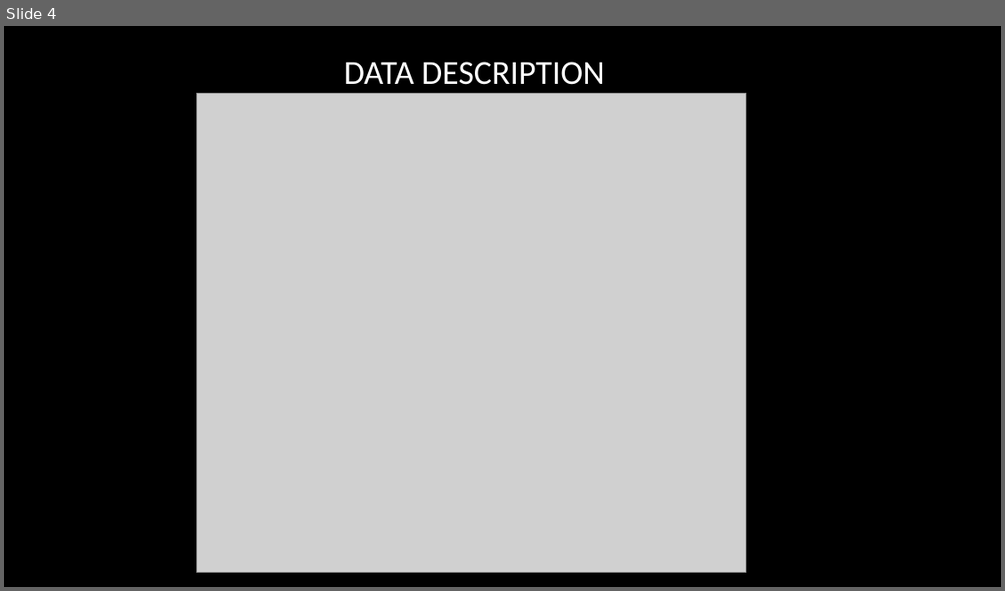
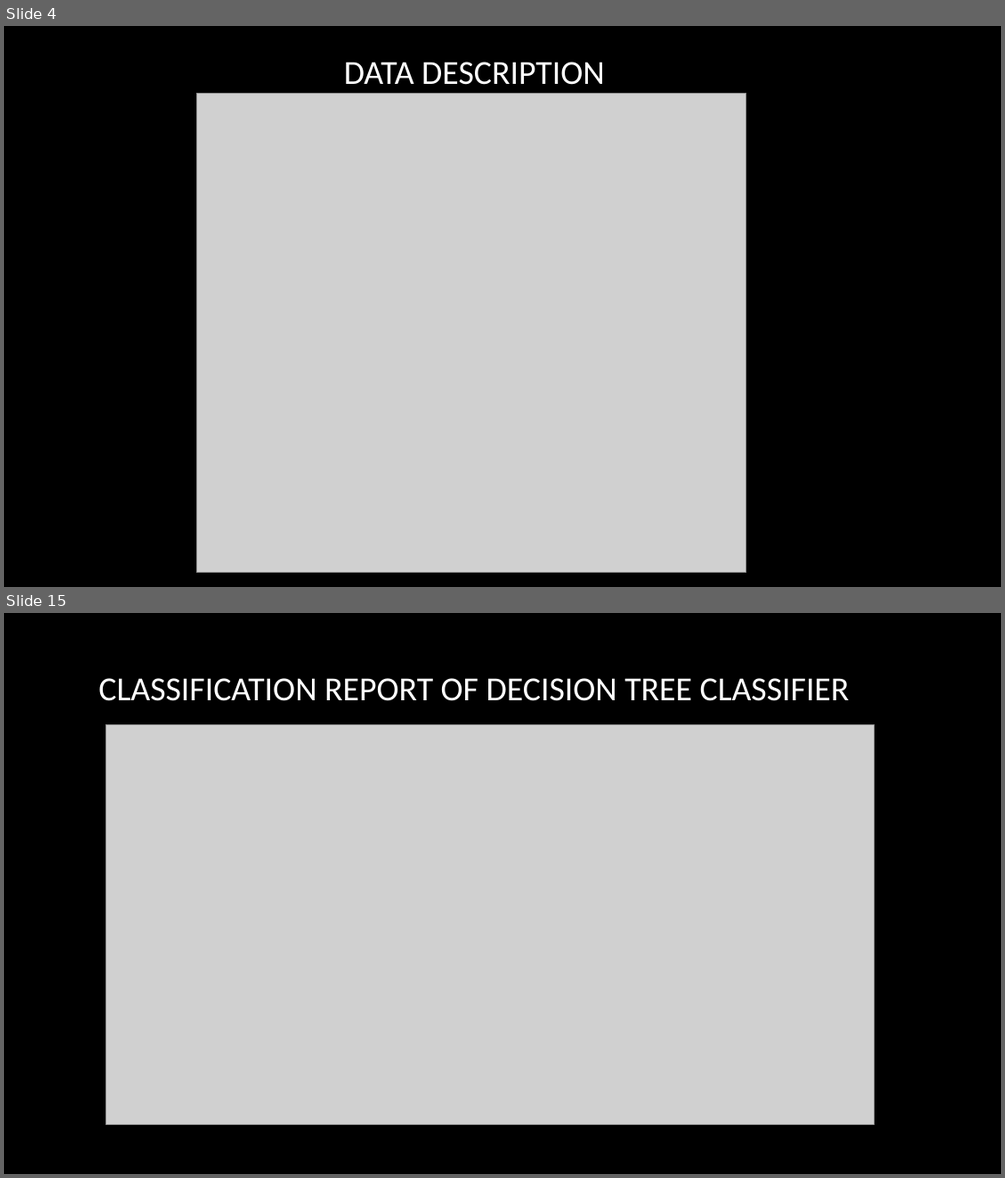
Before and after one commit to rajgupta-github/MachineLearning-with-Python, a slide deck: projects/PrudentialInsurancePrediction/MLFoundation Project - Insurance risk prediction.pptx. Shown one above the other, each under a label of ours: slide 4 before the commit, slides 4 and 15 after it; the slides between them are not shown. The pictures are 1005x591 and 1005x1178 pixels, drawn with LibreOffice and Linux fonts; fonts in the diff are those of the drawing; grey boxes stand for pictures; background and template pictures are left out. Boxes give left, top, right and bottom in pixels: in the first picture for what was removed or moved away, otherwise in the second. Text is boxed around its words. In the diff, an @@ line names an element or a change of style, - is before the commit and + after.

```diff
--- a/projects/PrudentialInsurancePrediction/MLFoundation Project - Insurance risk prediction.pptx
+++ b/projects/PrudentialInsurancePrediction/MLFoundation Project - Insurance risk prediction.pptx
@@ slide 15 added at [4, 613, 1001, 1174], background picture (left out) @@
@@ title added at [98, 678, 850, 701], 32.4 pt, text #FFFFFF @@
+CLASSIFICATION REPORT OF DECISION TREE CLASSIFIER
@@ picture added at [106, 724, 874, 1124] @@
```
Also in this commit, not shown: 5 slides changed, 6 other slides added, 5 other files.
